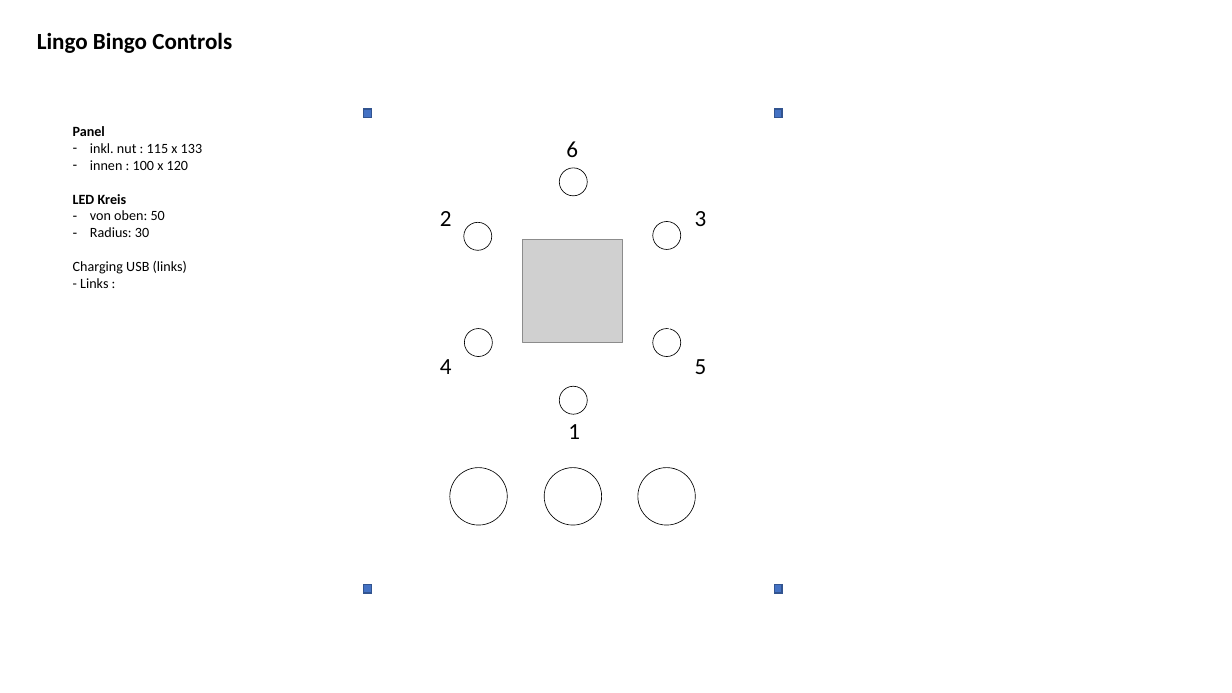
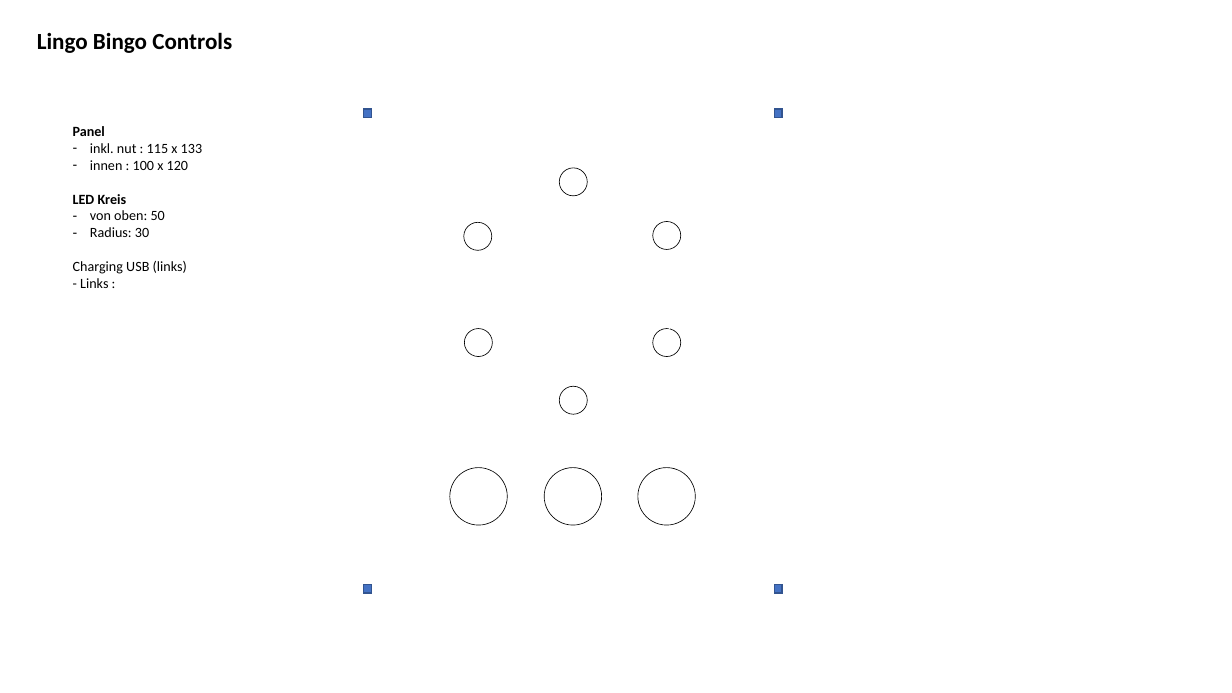
Before and after one commit to jeskes/activityboard, a slide deck: slide 36 of Activityboard.pptx. Drawn at 1232x693 pixels with LibreOffice and Linux fonts; fonts in the diff are those of the drawing; grey boxes stand for pictures. Boxes give left, top, right and bottom in pixels: in the first picture for what was removed or moved away, otherwise in the second. Text is boxed around its words. In the diff, an @@ line names an element or a change of style, - is before the commit and + after.

```diff
--- a/Activityboard.pptx
+++ b/Activityboard.pptx
@@ text removed at (566, 141, 578, 157) @@
-6
@@ text removed at (440, 211, 452, 226) @@
-2
@@ picture removed at (523, 239, 623, 343) @@
@@ text removed at (695, 211, 707, 226) @@
-3
@@ text removed at (440, 359, 452, 374) @@
-4
@@ text removed at (695, 359, 707, 374) @@
-5
@@ text removed at (568, 424, 580, 439) @@
-1
```
Also in this commit, not shown: 6 other slides changed, 1 slide added, 2 other files.
